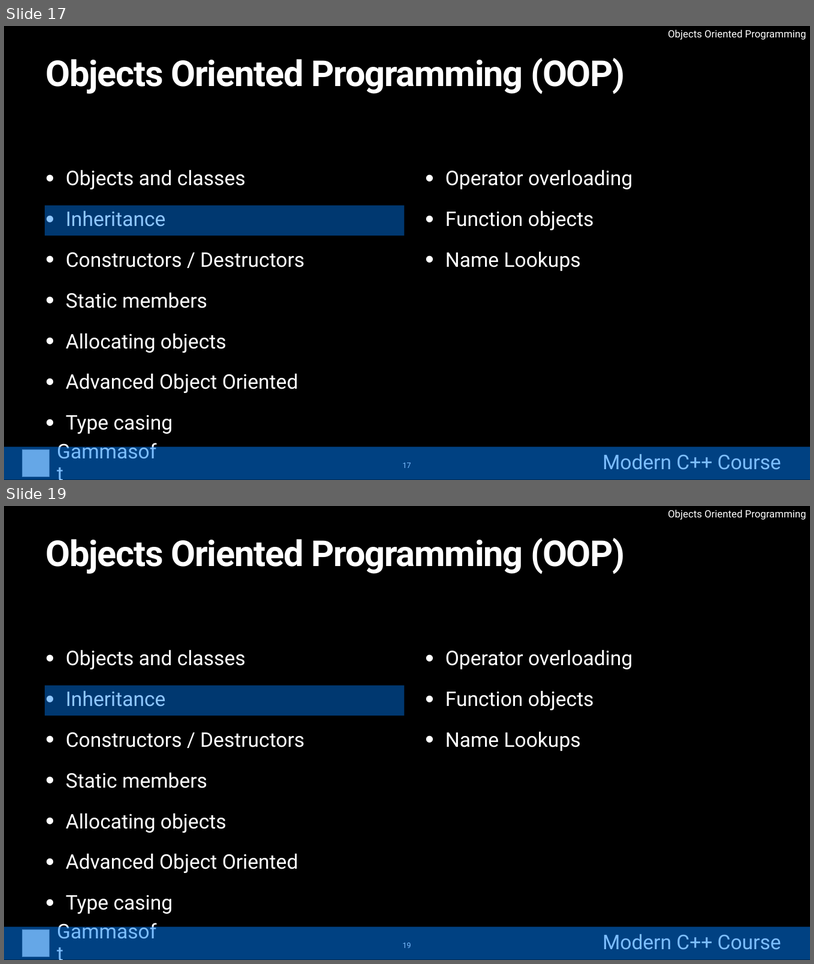
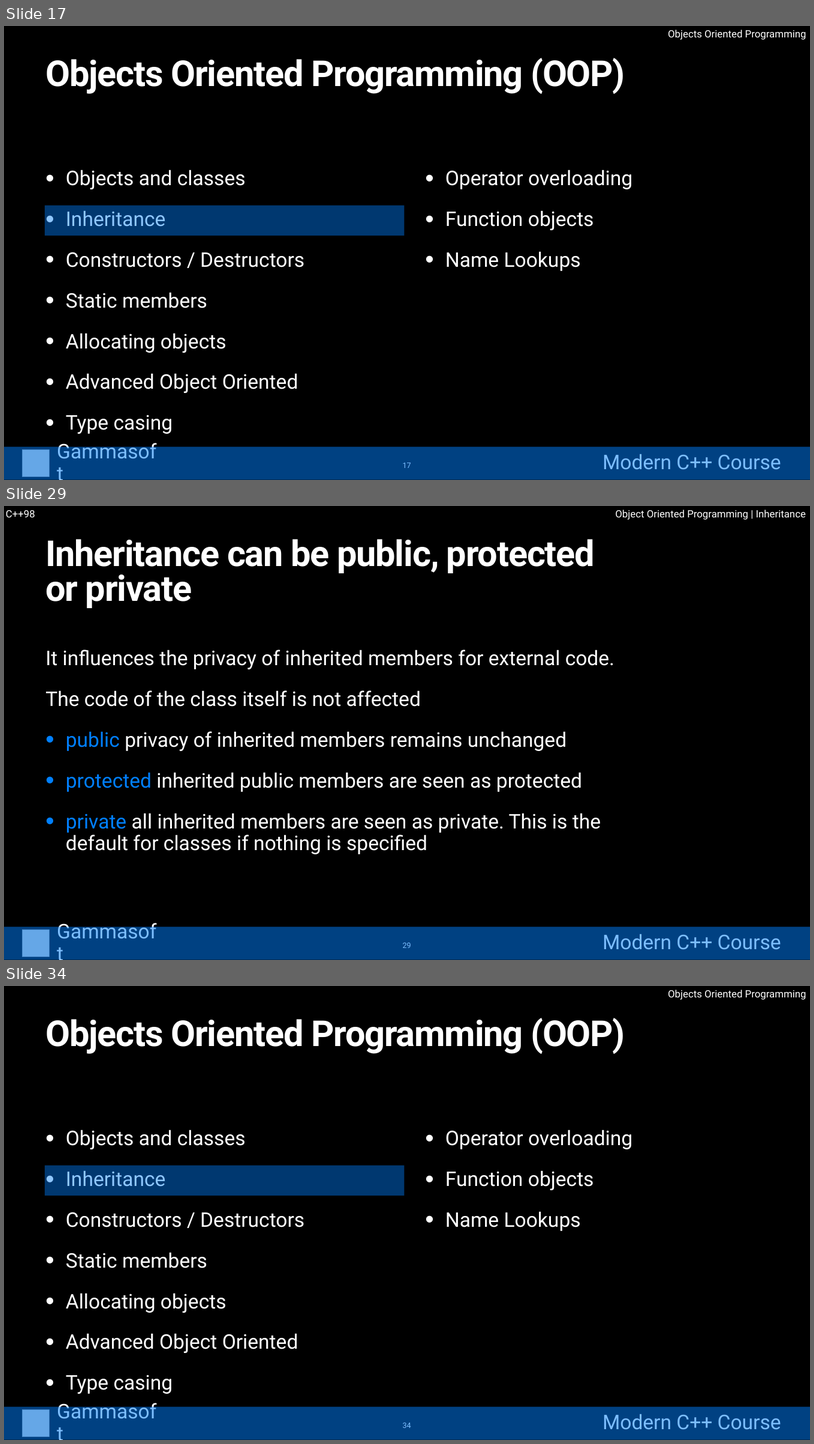
Before and after one commit to gammasoft71/cpp_modern_course, a slide deck: course/powerpoints/object_oriented_programming.pptx. Shown one above the other, each under a label of ours: slides 17 and 19 before the commit, slides 17, 29 and 34 after it; the slides between them are not shown. The pictures are 814x964 and 814x1444 pixels, drawn with LibreOffice and Linux fonts; fonts in the diff are those of the drawing; grey boxes stand for pictures. Boxes give left, top, right and bottom in pixels: in the first picture for what was removed or moved away, otherwise in the second. Text is boxed around its words. In the diff, an @@ line names an element or a change of style, - is before the commit and + after.

```diff
--- a/course/powerpoints/object_oriented_programming.pptx
+++ b/course/powerpoints/object_oriented_programming.pptx
@@ slide 29 added at [4,506,810,960], background #000000 @@
@@ text added at [6,510,35,517], 24 pt, text #FFFFFF @@
+C++98
@@ text added at [615,510,806,520], 24 pt, text #FFFFFF @@
+Object Oriented Programming | Inheritance
@@ title added at [45,539,595,608], 85 pt, text #FFFFFF, bold @@
+Inheritance can be public, protected
+or private
@@ text added at [45,649,615,854], 48 pt, text #FFFFFF @@
+It influences the privacy of inherited members for external code.
+The code of the class itself is not affected
+• public privacy of inherited members remains unchanged
+• protected inherited public members are seen as protected
+• private all inherited members are seen as private. This is the default for classes if nothing is specified
@@ group added at [4,926,810,959]: 2 texts, 1 picture, 1 rectangle @@
+Gammasoft
+Modern C++ Course
@@ page number added at [403,942,411,948], 18 pt, text #FFFFFF @@
+29
@@ what was slide 19 is now slide 34 @@
@@ page number at [403,1422,411,1428]: text changed @@
-19
+34
```
Also in this commit, not shown: 4 slides changed, 14 other slides added.
